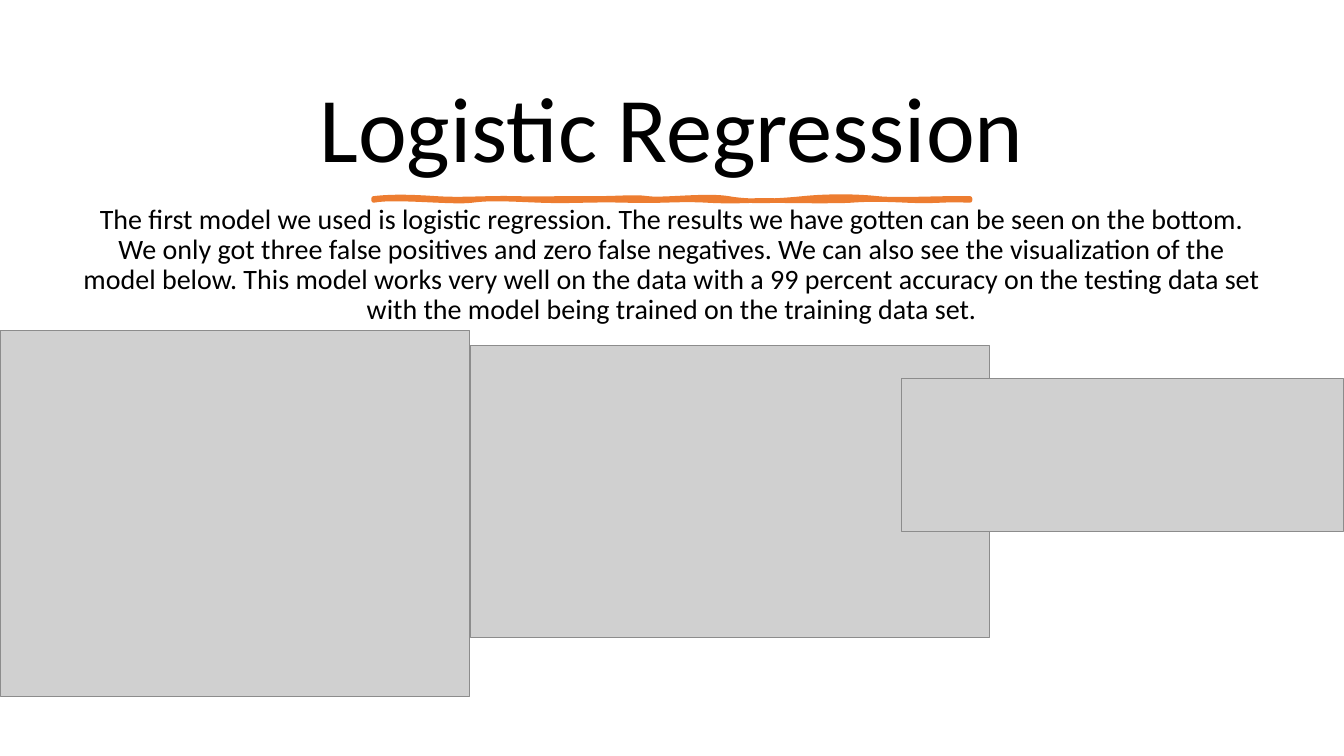
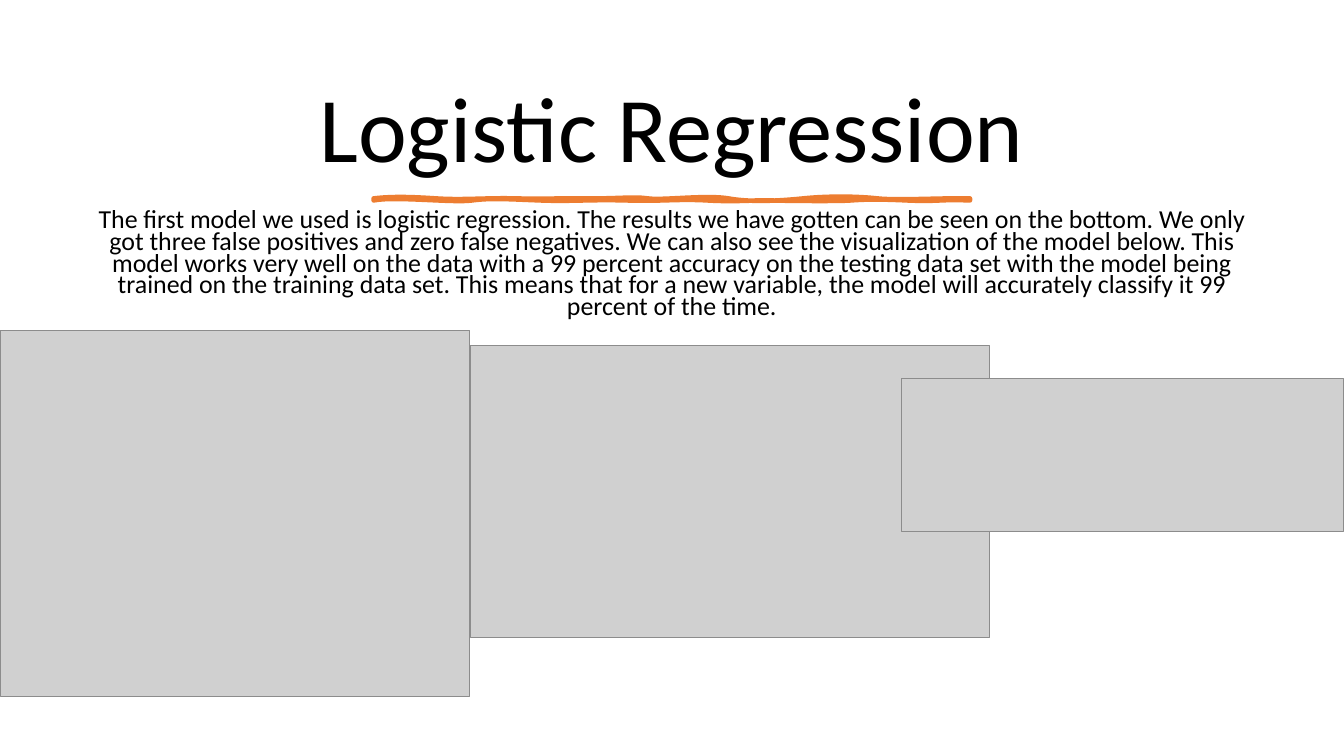
Before and after one commit to Patricker75/Data-Science-Project, a slide deck: slide 6 of Presentation.pptx. Drawn at 1344x756 pixels with LibreOffice and Linux fonts; fonts in the diff are those of the drawing; grey boxes stand for pictures. Boxes give left, top, right and bottom in pixels: in the first picture for what was removed or moved away, otherwise in the second. Text is boxed around its words. In the diff, an @@ line names an element or a change of style, - is before the commit and + after.

```diff
--- a/Presentation.pptx
+++ b/Presentation.pptx
@@ text at [99, 210, 1245, 320]: text changed; size 20 to 18.5 pt @@
-The first model we used is logistic regression. The results we have gotten can be seen on the bottom. We only got three false positives and zero false negatives. We can also see the visualization of the model below. This model works very well on the data with a 99 percent accuracy on the testing data set with the model being trained on the training data set.
+The first model we used is logistic regression. The results we have gotten can be seen on the bottom. We only got three false positives and zero false negatives. We can also see the visualization of the model below. This model works very well on the data with a 99 percent accuracy on the testing data set with the model being trained on the training data set. This means that for a new variable, the model will accurately classify it 99 percent of the time.
```
Also in this commit, not shown: 1 slide added.
